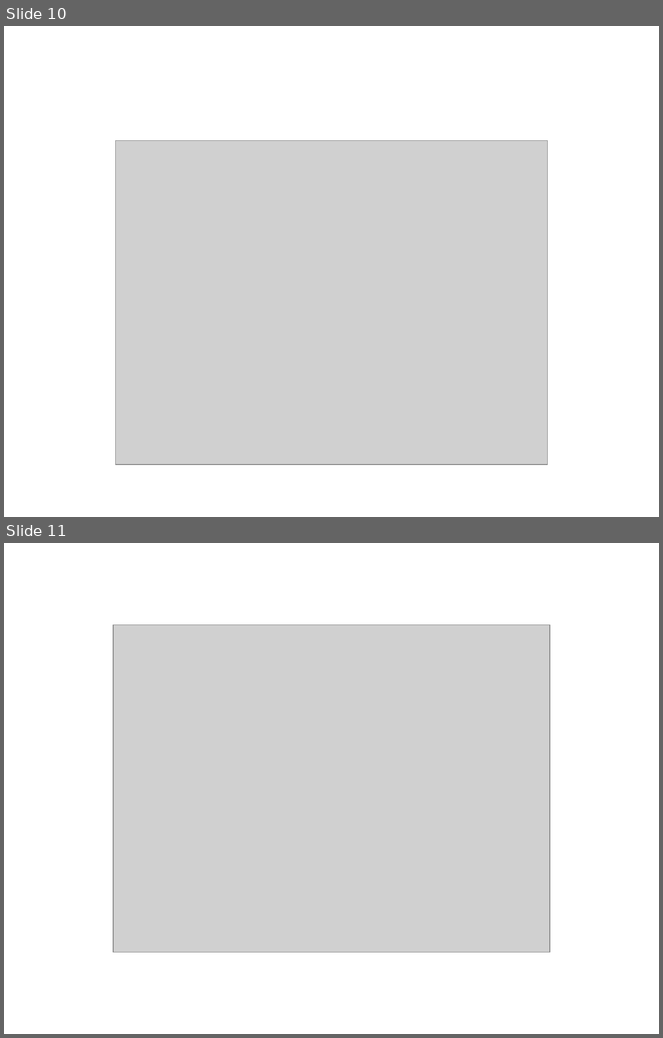
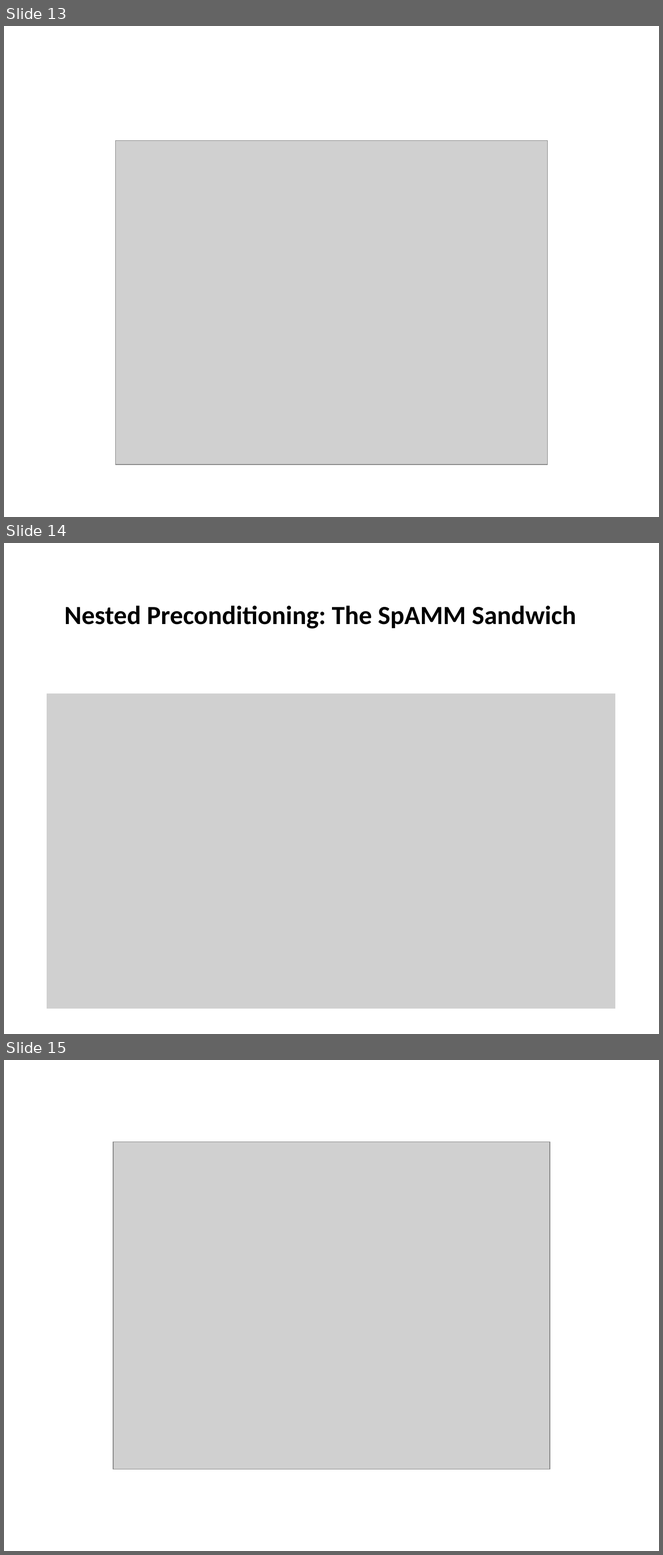
Before and after one commit to FreeON/spammpack, a slide deck: sandwitch_results_3_2015/spamm_big_picture.pptx. Shown one above the other, each under a label of ours: slides 10 and 11 before the commit, slides 13, 14 and 15 after it. The pictures are 663x1038 and 663x1555 pixels, drawn with LibreOffice and Linux fonts; fonts in the diff are those of the drawing; grey boxes stand for pictures. Boxes give left, top, right and bottom in pixels: in the first picture for what was removed or moved away, otherwise in the second. Text is boxed around its words. In the diff, an @@ line names an element or a change of style, - is before the commit and + after.

```diff
--- a/sandwitch_results_3_2015/spamm_big_picture.pptx
+++ b/sandwitch_results_3_2015/spamm_big_picture.pptx
@@ slide 14 added at bbox=[4, 543, 659, 1034], background #FFFFFF @@
@@ title added at bbox=[64, 605, 577, 629], 28.8 pt, text #000000, bold @@
+Nested Preconditioning: The SpAMM Sandwich
@@ picture added at bbox=[47, 694, 616, 1009] @@
@@ what was slide 10 is now slide 13 @@
@@ what was slide 11 is now slide 15 @@
```
Also in this commit, not shown: 1 slide changed, 1 other slide added.
